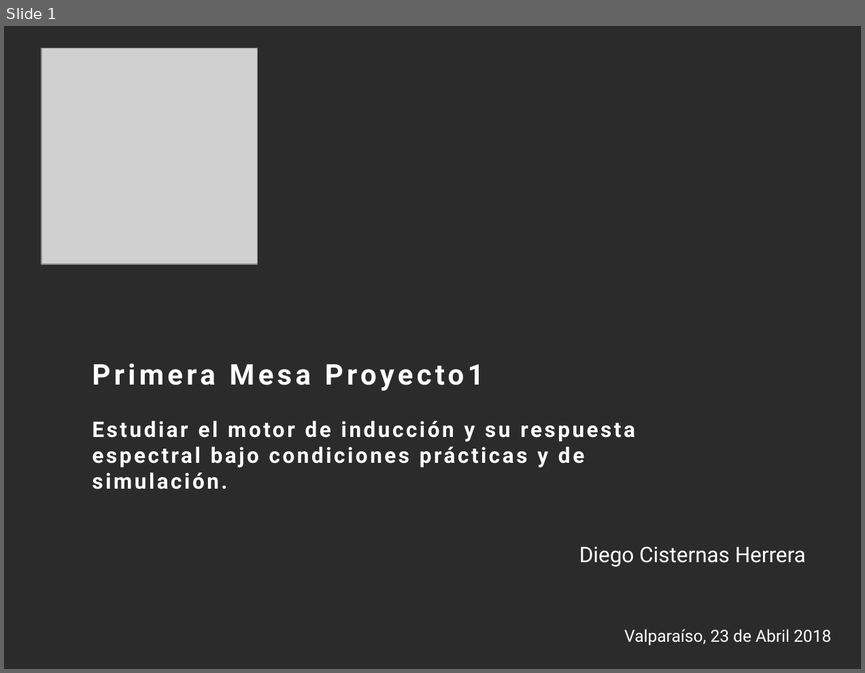
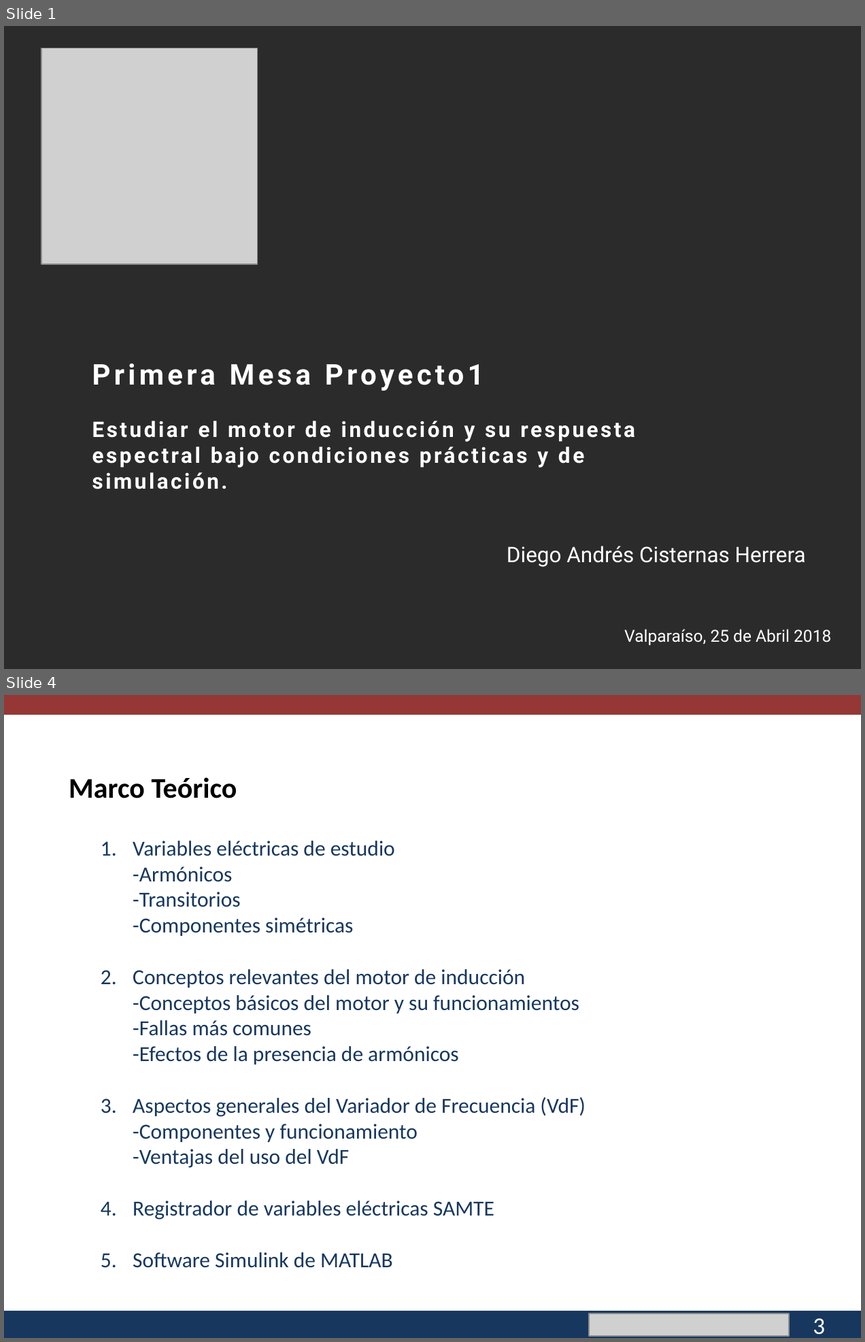
Before and after one commit to cisternashdiego/Proyecto1, a slide deck: Primera mesa.pptx. Shown one above the other, each under a label of ours: slide 1 before the commit, slides 1 and 4 after it; the slides between them are not shown. The pictures are 865x673 and 865x1342 pixels, drawn with LibreOffice and Linux fonts; fonts in the diff are those of the drawing; grey boxes stand for pictures; background and template pictures are left out; a plain dark background stands for a picture behind light text. Boxes give left, top, right and bottom in pixels: in the first picture for what was removed or moved away, otherwise in the second. Text is boxed around its words. In the diff, an @@ line names an element or a change of style, - is before the commit and + after.

```diff
--- a/Primera mesa.pptx
+++ b/Primera mesa.pptx
@@ slide 4 added at <box>4,695,861,1338</box>, background #FFFFFF @@
@@ rectangle added at <box>4,695,861,715</box>, fill #953735 @@
@@ text added at <box>69,777,237,798</box>, 24 pt, text #000000, bold @@
+Marco Teórico
@@ text added at <box>133,841,585,1268</box>, 18 pt, text #17375E @@
+1. Variables eléctricas de estudio
+   -Armónicos
+   -Transitorios
+   -Componentes simétricas
+2. Conceptos relevantes del motor de inducción
+   -Conceptos básicos del motor y su funcionamientos
+   -Fallas más comunes
+   -Efectos de la presencia de armónicos
+3. Aspectos generales del Variador de Frecuencia (VdF)
+   -Componentes y funcionamiento
+   -Ventajas del uso del VdF
+4. Registrador de variables eléctricas SAMTE
+5. Software Simulink de MATLAB
@@ rectangle added at <box>4,1310,861,1338</box>, fill #17375E @@
@@ picture added at <box>588,1312,788,1335</box> @@
@@ text added at <box>718,1311,861,1338</box>, 11 pt, text #FFFFFF @@
+pucv.cl
@@ text added at <box>813,1318,825,1334</box>, 20 pt, text #FFFFFF @@
+3
@@ slide 1 changed as well @@
@@ text at <box>507,546,806,567</box>: text changed @@
-Diego Cisternas Herrera
+Diego Andrés Cisternas Herrera
@@ text at <box>624,628,831,645</box>: text changed @@
-Valparaíso, 23 de Abril 2018
+Valparaíso, 25 de Abril 2018
```
Also in this commit, not shown: 16 other slides added, 1 slide removed, 2 other files.
